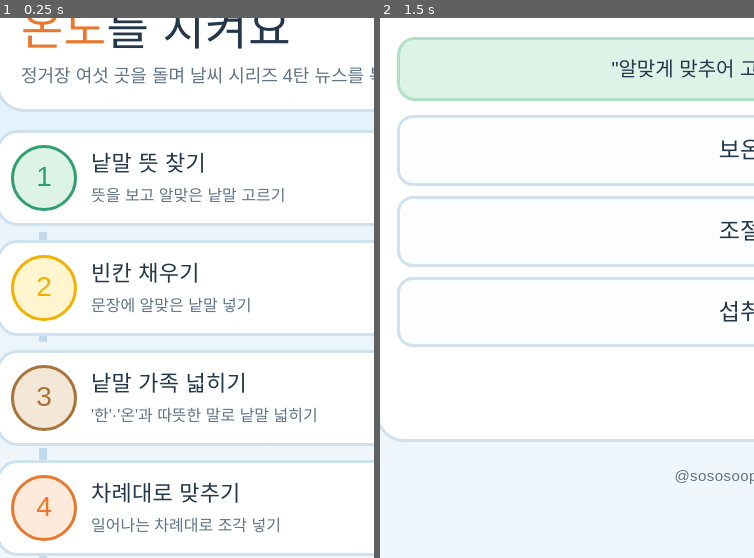
Above: before the commit, frames 1-2 (left to right).
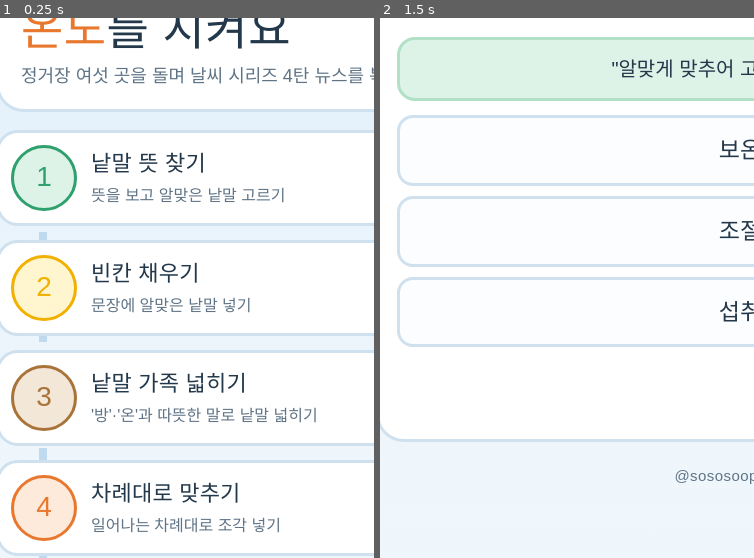
Above: after the commit, the same moments.

Repository: sososoop/review-game
Game: browser game, page warm/index.html
Same seed, same stepped clock (60 frames per second), same inputs: the game is played once before the commit and once after it.
Inputs:
- Up to frame 1 (0.25 s): no input
- Up to frame 2 (1.5 s): click "1 낱말 뜻 찾기 뜻을 보고 알맞은 낱말 고르기 7문제" at 1.27 s
The pictures show only the part of the screen within x 2-52%, y 17-67%; the shares and areas given below are measured in that part.

The runs differ from the first frame. In frame 1, less than 0.1% of the frame differs, in the area x 25-29%, y 72-75%; in frame 2, nothing differs.

Commit message:
체온 지킴이 탐험대: 낱말 가족을 방(防 막다) 가족으로 바꿈(2탄과 겹치지 않게)
Co-Authored-By: Claude Opus 5.5 <noreply@anthropic.com>

Diff:
--- a/warm/index.html
+++ b/warm/index.html
@@ -250,12 +250,12 @@
     {pre:'단백질이 많은 음식을', post:'해 근육을 지켜요.', ans:'섭취', ch:['섭취','유지','보온']},
     {pre:'밤과 말린 대추는', post:'을 채워 주는 간식이에요.', ans:'열량', ch:['열량','방한','근육']},
   ];
-  // 3. 낱말 가족 넓히기 (어휘 확장: 寒 차다 · 溫 따뜻하다 · 따뜻함을 나타내는 비슷한 말)
+  // 3. 낱말 가족 넓히기 (어휘 확장: 防 막다 · 溫 따뜻하다 · 따뜻함을 나타내는 비슷한 말)
   const EXT = [
-    {root:'한 寒', hint:'차다', tip:'막다 = 방(防)', q:'추위를 막음', ans:'방한', ch:['방한','한파','혹한'], why:'防(막을 방) + 寒(찰 한). 뉴스에 나온 방한용품은 추위를 막는 물건이에요.'},
-    {root:'한 寒', hint:'차다', tip:'물결 = 파(波)', q:'찬 공기가 물결처럼 밀려와 갑자기 추워지는 것', ans:'한파', ch:['한파','한기','방한'], why:'寒(찰 한) + 波(물결 파). 수능날에도 영하권 한파가 찾아왔어요.'},
-    {root:'한 寒', hint:'차다', tip:'기운 = 기(氣)', q:'찬 기운', ans:'한기', ch:['한기','혹한','한파'], why:'寒(찰 한) + 氣(기운 기). 창문 틈으로 한기가 들어와요.'},
-    {root:'한 寒', hint:'차다', tip:'심하다 = 혹(酷)', q:'아주 심한 추위', ans:'혹한', ch:['혹한','방한','한기'], why:'酷(심할 혹) + 寒(찰 한). 남극처럼 아주 심한 추위예요.'},
+    {root:'방 防', hint:'막다', tip:'차다·춥다 = 한(寒)', q:'추위를 막음', ans:'방한', ch:['방한','방풍','예방'], why:'防(막을 방) + 寒(찰 한). 뉴스에 나온 방한용품은 추위를 막는 물건이에요.'},
+    {root:'방 防', hint:'막다', tip:'미리 = 예(豫)', q:'병이나 사고가 생기지 않게 미리 막음', ans:'예방', ch:['예방','방수','방한'], why:'豫(미리 예) + 防(막을 방). 손 씻기로 감기를 예방해요.'},
+    {root:'방 防', hint:'막다', tip:'물 = 수(水)', q:'물이 스며들지 않게 막음', ans:'방수', ch:['방수','방풍','예방'], why:'防(막을 방) + 水(물 수). 방수 신발은 눈길에서도 발이 젖지 않아요.'},
+    {root:'방 防', hint:'막다', tip:'바람 = 풍(風)', q:'바람을 막음', ans:'방풍', ch:['방풍','방한','방수'], why:'防(막을 방) + 風(바람 풍). 날씨 시리즈 3탄의 강풍에도 風이 들어 있었어요.'},
     {root:'온 溫', hint:'따뜻하다', tip:'지키다 = 보(保)', q:'따뜻한 기운이 빠져나가지 않게 지킴', ans:'보온', ch:['보온','온도','체온'], why:'保(지킬 보) + 溫(따뜻할 온). 뉴스에서 보온이 잘 되는 속옷을 입으라고 했어요.'},
     {root:'온 溫', hint:'따뜻하다', tip:'몸 = 체(體)', q:'몸의 온도', ans:'체온', ch:['체온','기온','온실'], why:'體(몸 체) + 溫(따뜻할 온). 이번 뉴스의 주인공 낱말이에요.'},
     {root:'온 溫', hint:'따뜻하다', tip:'기운·공기 = 기(氣)', q:'공기의 따뜻하고 찬 정도', ans:'기온', ch:['기온','체온','보온'], why:'氣(기운 기) + 溫(따뜻할 온). 날씨 시리즈 1탄에서 배운 말이에요.'},
@@ -291,7 +291,7 @@
   const STAGES = [
     {id:'voc',   t:'낱말 뜻 찾기',     d:'뜻을 보고 알맞은 낱말 고르기',        c:'var(--mint)',  cs:'var(--mint-soft)',  n:VOC.length},
     {id:'fill',  t:'빈칸 채우기',       d:'문장에 알맞은 낱말 넣기',              c:'var(--lemon)', cs:'var(--lemon-soft)', n:FILL.length},
-    {id:'ext',   t:'낱말 가족 넓히기',  d:"'한'·'온'과 따뜻한 말로 낱말 넓히기",  c:'var(--nut)',   cs:'var(--nut-soft)',   n:EXT.length},
+    {id:'ext',   t:'낱말 가족 넓히기',  d:"'방'·'온'과 따뜻한 말로 낱말 넓히기",  c:'var(--nut)',   cs:'var(--nut-soft)',   n:EXT.length},
     {id:'order', t:'차례대로 맞추기',   d:'일어나는 차례대로 조각 넣기',          c:'var(--coral)', cs:'var(--coral-soft)', n:ORDERS.length},
     {id:'fo',    t:'사실일까 의견일까', d:'사실과 의견을 구별해요',               c:'var(--grape)', cs:'var(--grape-soft)', n:FO.length},
     {id:'ox',    t:'체온 지킴이 O X',   d:'체온 지키는 방법 확인하기',            c:'var(--blue)',  cs:'var(--blue-soft)',  n:OX.length},
@@ -516,7 +516,7 @@
     const cards = [
       {ic:'thermo', nm:'체온',         sm:'몸의 온도,<br><b>체온</b>을 지켜요', need:'voc'},
       {ic:'scarf',  nm:'방한용품',     sm:'목도리·장갑으로<br><b>추위를 막아요</b>', need:'fill'},
-      {ic:'snow',   nm:'낱말 가족',    sm:'<b>한</b>은 차다,<br><b>온</b>은 따뜻하다', need:'ext'},
+      {ic:'snow',   nm:'낱말 가족',    sm:'<b>방</b>은 막다,<br><b>온</b>은 따뜻하다', need:'ext'},
       {ic:'cal',    nm:'알맞은 운동',  sm:'하루 <b>30~40분</b><br>땀이 살짝 날 만큼', need:'order'},
       {ic:'mic',    nm:'사실과 의견',  sm:'확인되면 <b>사실</b><br>느낌이면 <b>의견</b>', need:'fo'},
       {ic:'wind',   nm:'떨리면 실내로', sm:'몸이 떨리면<br><b>따뜻한 곳</b>으로!', need:'ox'},
